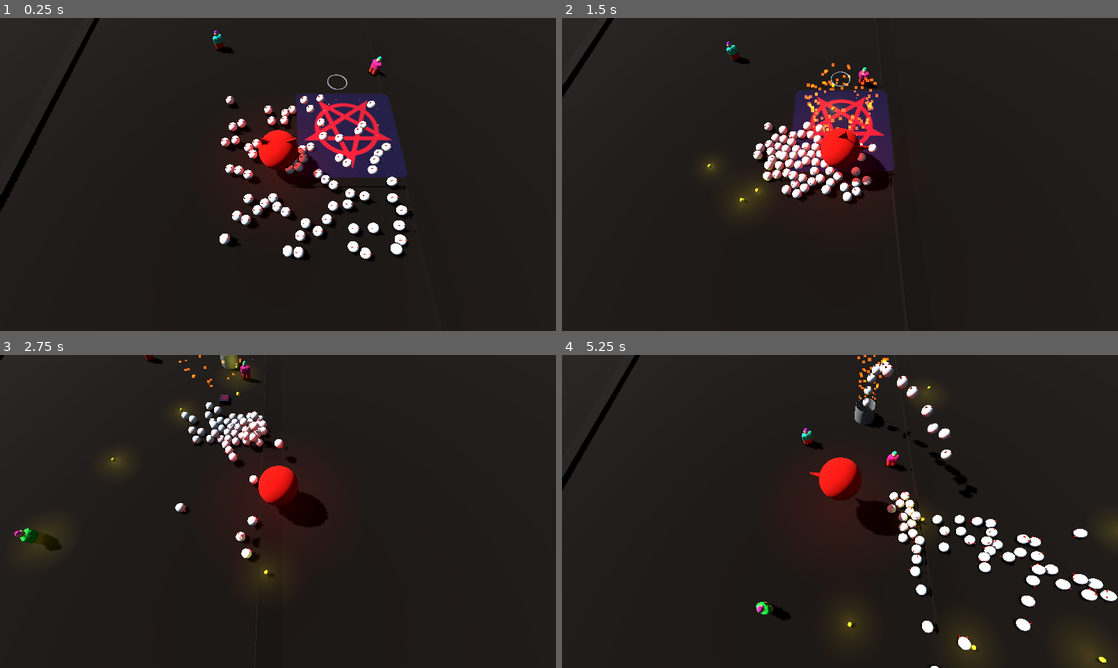
Above: before the commit, frames 1-4 (two rows, left to right).
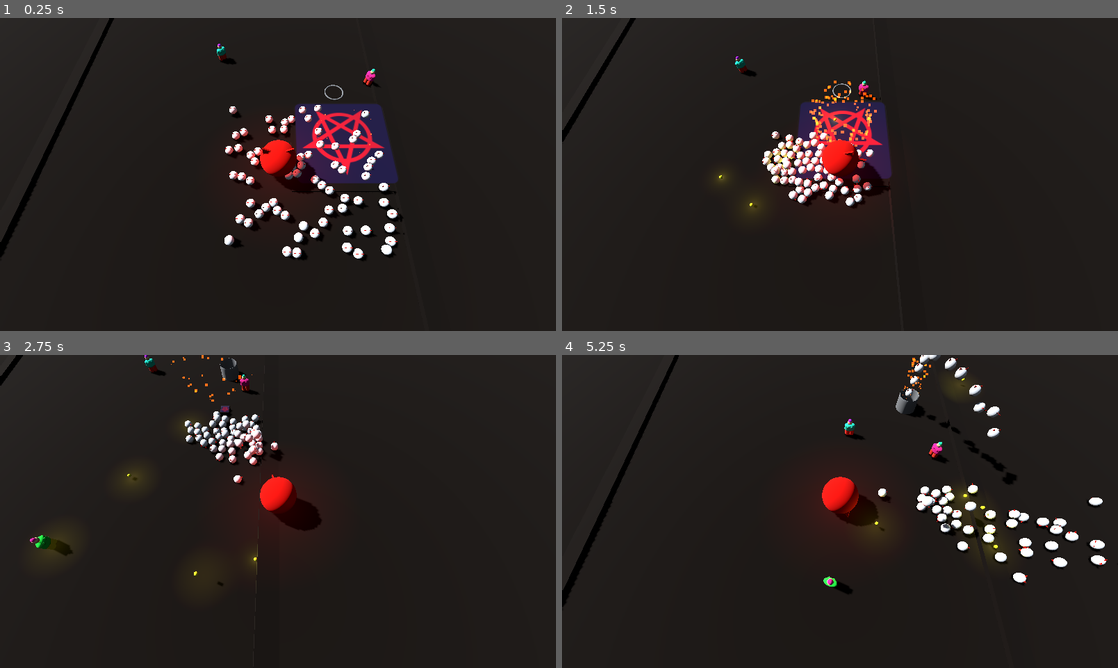
Above: after the commit, the same moments.

Repository: vorezprut/SummoningBalls
Game: Godot game, scene res://main.tscn
The game is run twice, just before and just after one commit, with the same random seed, the same clock (stepped at 60 frames per second) and the same inputs.
Inputs (mouse positions are in pixels of both pictures, inside the frame that each line leads up to):
- Up to frame 1 (0.25 s): no input
- Up to frame 2 (1.5 s): move the mouse to (962, 158) at 0.52 s; press the mouse at (962, 158) at 0.53 s; hold D (right) 0.53-1.28 s; move the mouse to (728, 190) at 1.27 s; release the mouse at (728, 190) at 1.28 s; hold S (down) from 1.28 s (still down); click (728, 190) at 1.35 s
- Up to frame 3 (2.75 s): move the mouse to (333, 442) at 2.02 s; release S (down) at 2.03 s; press the mouse at (333, 442) at 2.03 s; hold D (right) from 2.03 s (still down)
- Up to frame 4 (5.25 s): move the mouse to (812, 574) at 2.77 s; release D (right) at 2.78 s; release the mouse at (812, 574) at 2.78 s; hold W (up) 2.78-3.53 s; click (812, 574) at 2.85 s; move the mouse to (1006, 558) at 3.52 s; press the mouse at (1006, 558) at 3.53 s; hold A (left) 3.53-5.03 s; move the mouse to (673, 464) at 4.27 s; release the mouse at (673, 464) at 4.28 s; click (673, 464) at 4.35 s; move the mouse to (867, 511) at 5.02 s; press the mouse at (867, 511) at 5.03 s; hold S (down) from 5.03 s (still down)

The runs differ from the first frame. In frame 1, 9.8% of the frame differs, in the area x 0-75%, y 0-78%; in frame 2, 6.6%; in frame 3, 4.5%; in frame 4, 11%, in the area x 0-100%, y 0-100%.

Commit message:
asd

Diff:
--- a/main.gd
+++ b/main.gd
@@ -12,7 +12,7 @@
 
 func _process(delta):
 	%Camera.position = %Player.position
-	%Camera.position.y = %Camera.position.y / 3 + 20
+	%Camera.position.y = %Camera.position.y + 20
 	%Camera.position.z += 10
 
 	#var d = demon_scene.instantiate()
